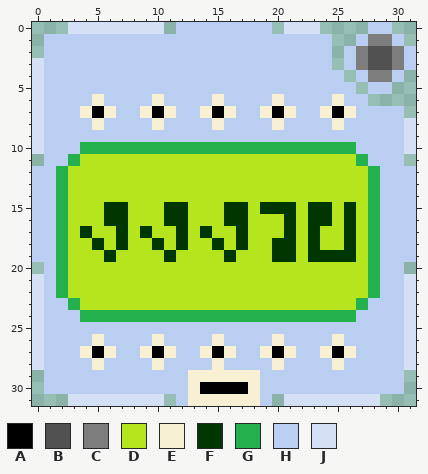
Pixel-art sprite, stored at Extra Icons/Translated/Password TH.png. The picture above was drawn from the file before the commit.
The file is 32x32 pixels.
Palette (. is transparent): A #000000  B #515151  C #7d7d7d  D #b5e61d  E #f7f0d2  F #003700  G #22b14c  H #b9cef0  J #d3e0f5
Pixels before, first column x 0:
 0 ...JJJJJJJJ.HHHHHHHH.JJJ....HH..
 1 .HHHHHHHHHHHHHHHHHHHHHHHH..HCCH.
 2 .HHHHHHHHHHHHHHHHHHHHHHHH.HCBBCH
 3 JHHHHHHHHHHHHHHHHHHHHHHHH.HCBBCH
 4 JHHHHHHHHHHHHHHHHHHHHHHHHH.HCCH.
 5 JHHHHHHHHHHHHHHHHHHHHHHHHHH.HH..
 6 JHHHHEHHHHEHHHHEHHHHEHHHHEHH....
 7 JHHHEAEHHEAEHHEAEHHEAEHHEAEHHHH.
 8 JHHHHEHHHHEHHHHEHHHHEHHHHEHHHHHJ
 9 JHHHHHHHHHHHHHHHHHHHHHHHHHHHHHHJ
10 JHHHGGGGGGGGGGGGGGGGGGGGGGGHHHHJ
11 .HHGDDDDDDDDDDDDDDDDDDDDDDDGHHH.
12 HHGDDDDDDDDDDDDDDDDDDDDDDDDDGHHH
13 HHGDDDDDDDDDDDDDDDDDDDDDDDDDGHHH
14 HHGDDDDDDDDDDDDDDDDDDDDDDDDDGHHH
15 HHGDDDFFDDDFFDDDFFDFFFDFFDFDGHHH
16 HHGDDDFFDDDFFDDDFFDDDFDFFDFDGHHH
17 HHGDFDDFDFDDFDFDDFDDDFDFDDFDGHHH
18 HHGDDFDFDDFDFDDFDFDDFFDFDDFDGHHH
19 HHGDDDFDDDDFDDDDFDDDFFDFFFFDGHHH
20 .HGDDDDDDDDDDDDDDDDDDDDDDDDDGHH.
21 JHGDDDDDDDDDDDDDDDDDDDDDDDDDGHHJ
22 JHGDDDDDDDDDDDDDDDDDDDDDDDDDGHHJ
23 JHHGDDDDDDDDDDDDDDDDDDDDDDDGHHHJ
24 JHHHGGGGGGGGGGGGGGGGGGGGGGGHHHHJ
25 JHHHHHHHHHHHHHHHHHHHHHHHHHHHHHHJ
26 JHHHHEHHHHEHHHHEHHHHEHHHHEHHHHHJ
27 JHHHEAEHHEAEHHEAEHHEAEHHEAEHHHHJ
28 JHHHHEHHHHEHHHHEHHHHEHHHHEHHHHHJ
29 .HHHHHHHHHHHHEEEEEEHHHHHHHHHHHH.
30 .HHHHHHHHHHHHEAAAAEHHHHHHHHHHHH.
31 ...JJJJJJJJ.HEEEEEEH.JJJJJJJJ...
Once edited:
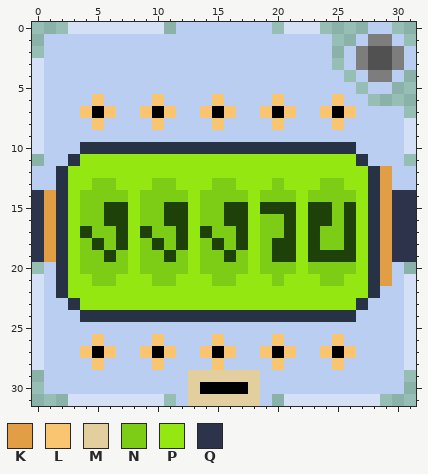
Colours new in this view: K #e19e44  L #fac571  M #e2cf9d  N #7dcc15  P #94e710  Q #2d334a
Difference:
colour F: #003700 -> #1e410a
colour G: #22b14c -> #273345
y 6: x 5 E -> L; x 10 E -> L; x 15 E -> L; x 20 E -> L; x 25 E -> L
y 7: x 4 E -> L; x 6 E -> L; x 9 E -> L; x 11 E -> L; x 14 E -> L; x 16 E -> L; x 19 E -> L; x 21 E -> L; x 24 E -> L; x 26 E -> L
y 8: x 5 E -> L; x 10 E -> L; x 15 E -> L; x 20 E -> L; x 25 E -> L
y 11: x 4..26 DDDDDDDDDDDDDDDDDDDDDDD -> PPPPPPPPPPPPPPPPPPPPPPP
y 12: x 3..27 DDDDDDDDDDDDDDDDDDDDDDDDD -> PPPPPPPPPPPPPPPPPPPPPPPPP; x 29 H -> K
y 13: x 3..27 DDDDDDDDDDDDDDDDDDDDDDDDD -> PPNNPPPNNPPPNNPPPNPPPNNPP; x 29 H -> K
y 14: x 0..1 HH -> QK; x 3..27 DDDDDDDDDDDDDDDDDDDDDDDDD -> PNNNNPNNNNPNNNNPNNNPNNNNP; x 29..31 HHH -> KQQ
y 15: x 0..1 HH -> QK; x 3..5 DDD -> PNN; x 8..10 DDD -> PNN; x 13..15 DDD -> PNN; x 18 D -> P; x 22 D -> P; x 25 D -> N; x 27 D -> P; x 29..31 HHH -> KQQ
y 16: x 0..1 HH -> QK; x 3..5 DDD -> PNN; x 8..10 DDD -> PNN; x 13..15 DDD -> PNN; x 18..20 DDD -> PNN; x 22 D -> P; x 25 D -> N; x 27 D -> P; x 29..31 HHH -> KQQ
y 17: x 0..1 HH -> QK; x 3 D -> P; x 5..6 DD -> NN; x 8 D -> P; x 10..11 DD -> NN; x 13 D -> P; x 15..16 DD -> NN; x 18..20 DDD -> PNN; x 22 D -> P; x 24..25 DD -> NN; x 27 D -> P; x 29..31 HHH -> KQQ
y 18: x 0..1 HH -> QK; x 3..4 DD -> PN; x 6 D -> N; x 8..9 DD -> PN; x 11 D -> N; x 13..14 DD -> PN; x 16 D -> N; x 18..19 DD -> PN; x 22 D -> P; x 24..25 DD -> NN; x 27 D -> P; x 29..31 HHH -> KQQ
y 19: x 0..1 HH -> QK; x 3..5 DDD -> PNN; x 7..10 DDDD -> NPNN; x 12..15 DDDD -> NPNN; x 17..19 DDD -> NPN; x 22 D -> P; x 27 D -> P; x 29..31 HHH -> KQQ
y 20: x 3..27 DDDDDDDDDDDDDDDDDDDDDDDDD -> PNNNNPNNNNPNNNNPNNNPNNNNP; x 29 H -> K
y 21: x 3..27 DDDDDDDDDDDDDDDDDDDDDDDDD -> PPNNPPPNNPPPNNPPPNPPPNNPP; x 29 H -> K
y 22: x 3..27 DDDDDDDDDDDDDDDDDDDDDDDDD -> PPPPPPPPPPPPPPPPPPPPPPPPP
y 23: x 4..26 DDDDDDDDDDDDDDDDDDDDDDD -> PPPPPPPPPPPPPPPPPPPPPPP
y 26: x 5 E -> L; x 10 E -> L; x 15 E -> L; x 20 E -> L; x 25 E -> L
y 27: x 4 E -> L; x 6 E -> L; x 9 E -> L; x 11 E -> L; x 14 E -> L; x 16 E -> L; x 19 E -> L; x 21 E -> L; x 24 E -> L; x 26 E -> L
y 28: x 5 E -> L; x 10 E -> L; x 15 E -> L; x 20 E -> L; x 25 E -> L
y 29: x 13..18 EEEEEE -> MMMMMM
y 30: x 13 E -> M; x 18 E -> M
y 31: x 13..18 EEEEEE -> MMMMMM
